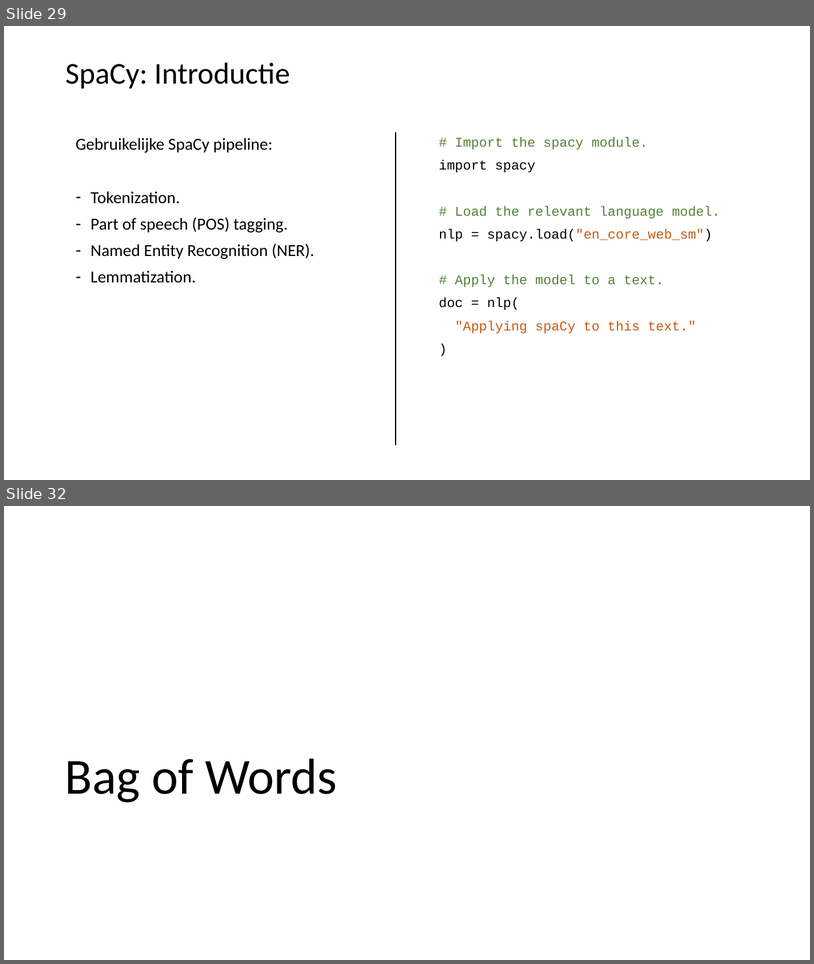
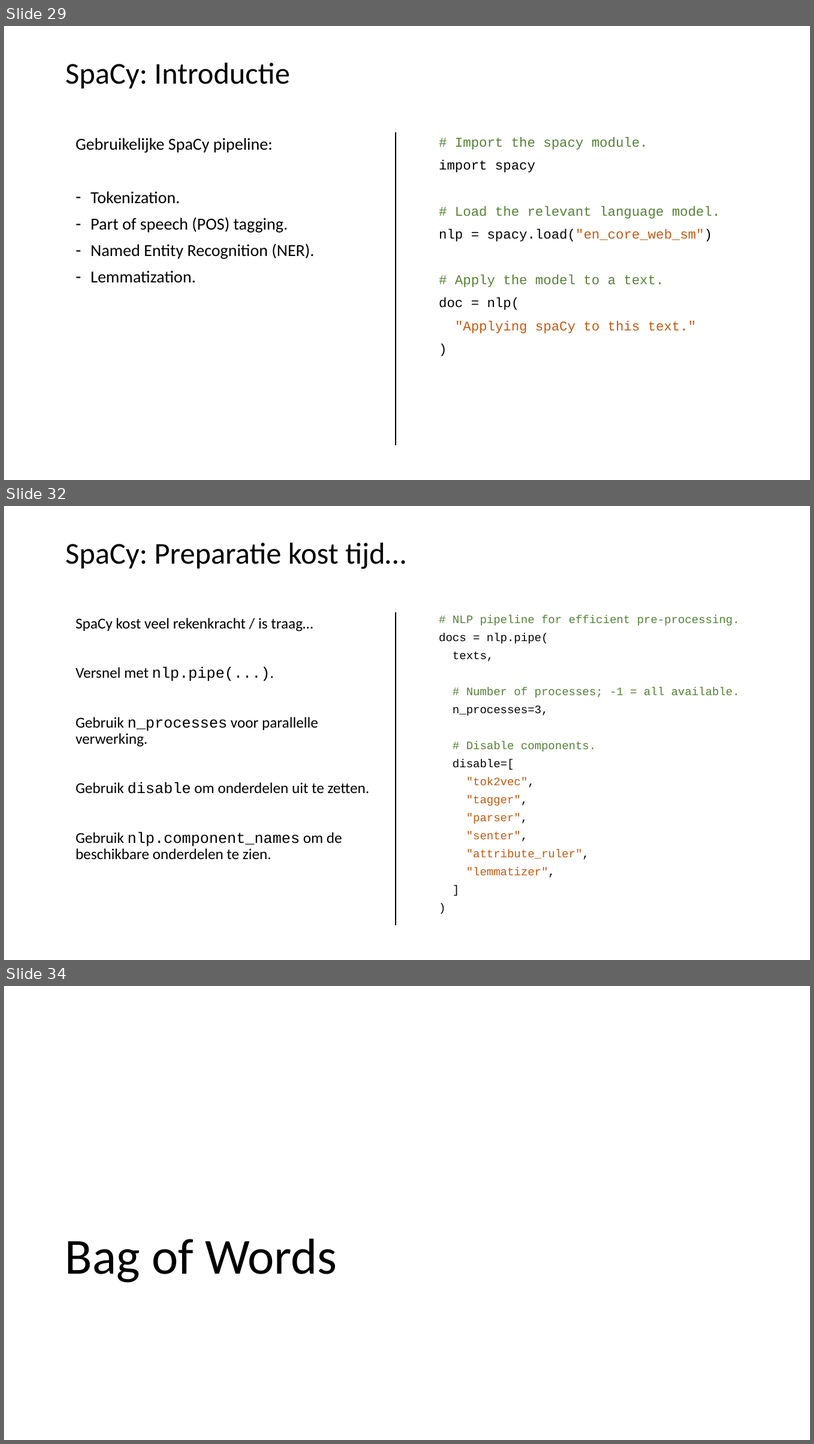
Before and after one commit to LFKoning/knowledge-sharing, a slide deck: python_trainees/5_nlp/python_traineeship_5.pptx. Shown one above the other, each under a label of ours: slides 29 and 32 before the commit, slides 29, 32 and 34 after it; the slides between them are not shown. The pictures are 814x964 and 814x1444 pixels, drawn with LibreOffice and Linux fonts; fonts in the diff are those of the drawing. Boxes give left, top, right and bottom in pixels: in the first picture for what was removed or moved away, otherwise in the second. Text is boxed around its words. In the diff, an @@ line names an element or a change of style, - is before the commit and + after.

```diff
--- a/python_trainees/5_nlp/python_traineeship_5.pptx
+++ b/python_trainees/5_nlp/python_traineeship_5.pptx
@@ slide 32 added at (4,506,810,960), background #FFFFFF @@
@@ title added at (65,543,406,569), 36 pt, text #000000 @@
+SpaCy: Preparatie kost tijd…
@@ line added from (396, 612) to (396, 925), #000000 1 pt @@
@@ text added at (75,618,370,859), 18 pt, text #000000 @@
+SpaCy kost veel rekenkracht / is traag…
+Versnel met nlp.pipe(...).
+Gebruik n_processes voor parallelle verwerking.
+Gebruik disable om onderdelen uit te zetten.
+Gebruik nlp.component_names om de beschikbare onderdelen te zien.
@@ text added at (439,615,740,877), 13.6 pt, text #548235 @@
+# NLP pipeline for efficient pre-processing.
+docs = nlp.pipe(
+texts,
+# Number of processes; -1 = all available.
+n_processes=3,
+# Disable components.
+disable=[
+"tok2vec",
+"tagger",
+"parser",
+"senter",
+"attribute_ruler",
+"lemmatizer",
+]
+)
@@ what was slide 32 is now slide 34 @@
```
Also in this commit, not shown: 9 slides changed, 1 other slide added, 11 other files.
